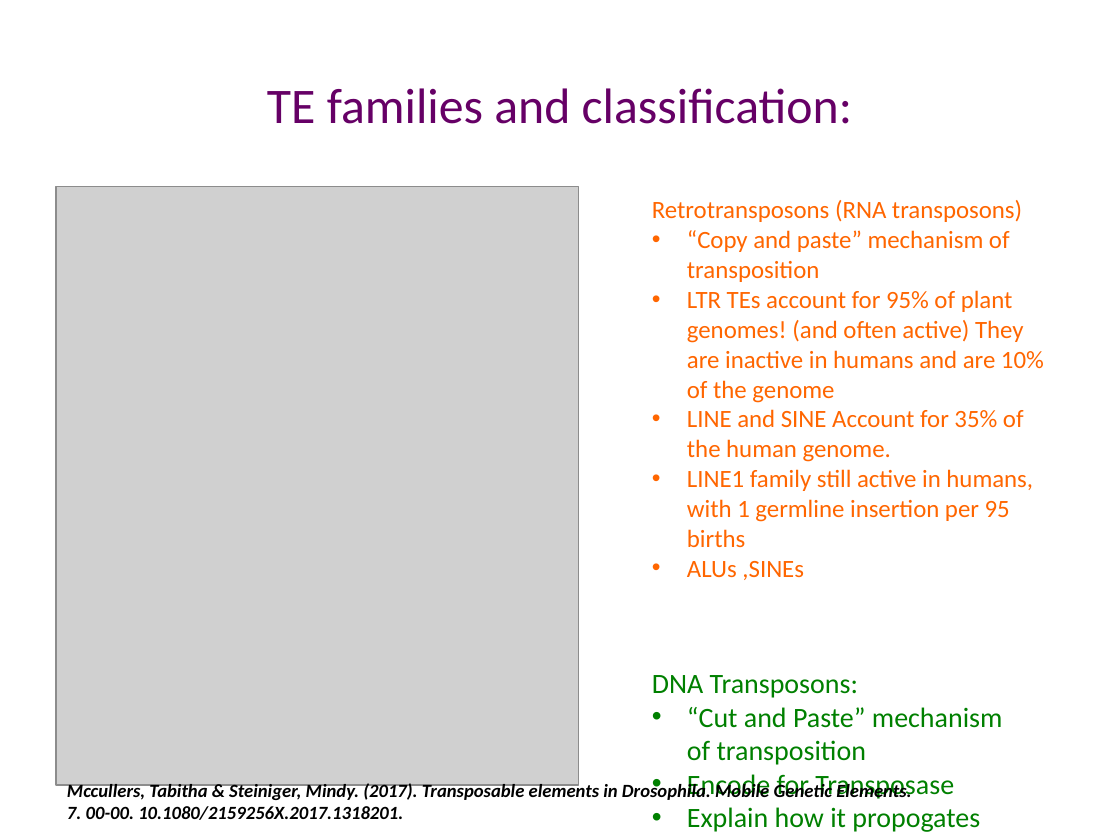
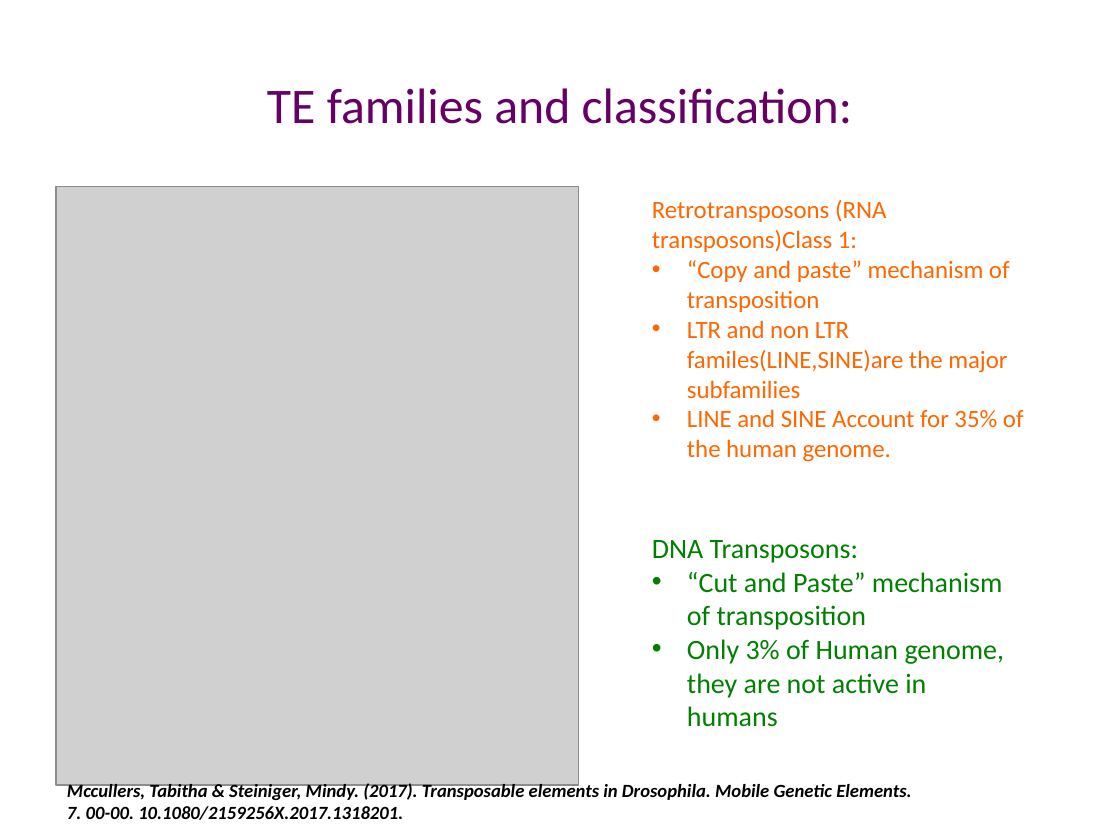
Before and after one commit to manyu90/Journal-Club-presentations, a slide deck: slide 5 of Nov6_2018_Computational_tools_unmasking_TEs/transposable_elements.pptx (slide 4 before the commit). Drawn at 1120x840 pixels with LibreOffice and Linux fonts; fonts in the diff are those of the drawing; grey boxes stand for pictures. Boxes give left, top, right and bottom in pixels: in the first picture for what was removed or moved away, otherwise in the second. Text is boxed around its words. In the diff, an @@ line names an element or a change of style, - is before the commit and + after.

Commit message:
Updated presentation

```diff
--- a/Nov6_2018_Computational_tools_unmasking_TEs/transposable_elements.pptx
+++ b/Nov6_2018_Computational_tools_unmasking_TEs/transposable_elements.pptx
@@ text at <box>652,200,886,252</box>: text changed @@
-Retrotransposons (RNA transposons)
+Retrotransposons (RNA transposons)Class 1:
@@ text at <box>687,320,1007,399</box>: text changed @@
-• LTR TEs account for 95% of plant genomes! (and often active) They are inactive in humans and are 10% of the genome
+• LTR and non LTR familes(LINE,SINE)are the major subfamilies
@@ text at <box>687,469,1033,580</box>: paragraphs removed @@
-• LINE1 family still active in humans, with 1 germline insertion per 95 births
-• ALUs ,SINEs
@@ text "DNA Transposons:": place and size @@
-text "DNA Transposons:" at <box>652,675,1003,832</box>
+text "DNA Transposons:" at <box>652,540,1005,727</box>
@@ text at <box>687,639,1005,727</box>: text changed @@
-• Encode for Transposase
-• Explain how it propogates
+• Only 3% of Human genome, they are not active in humans
```
Also in this commit, not shown: 13 slides added, 2 slides removed, 8 other files.
